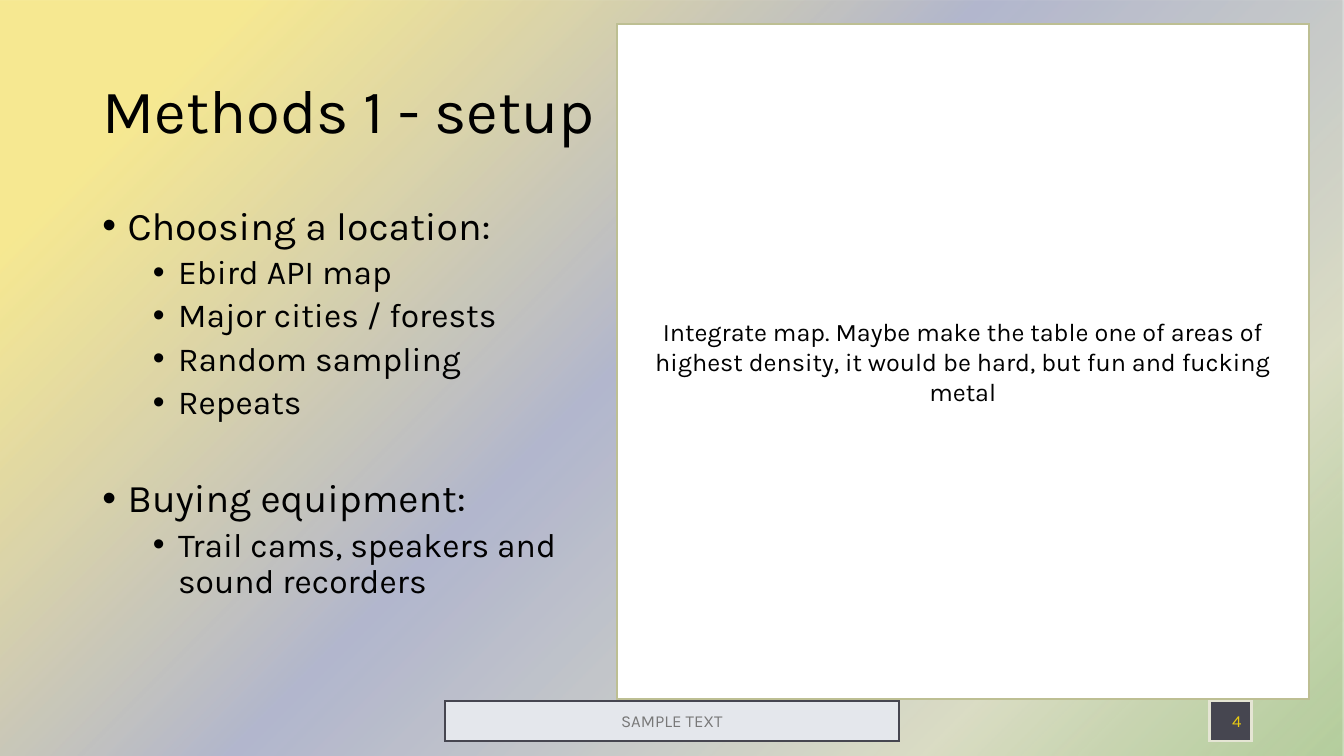
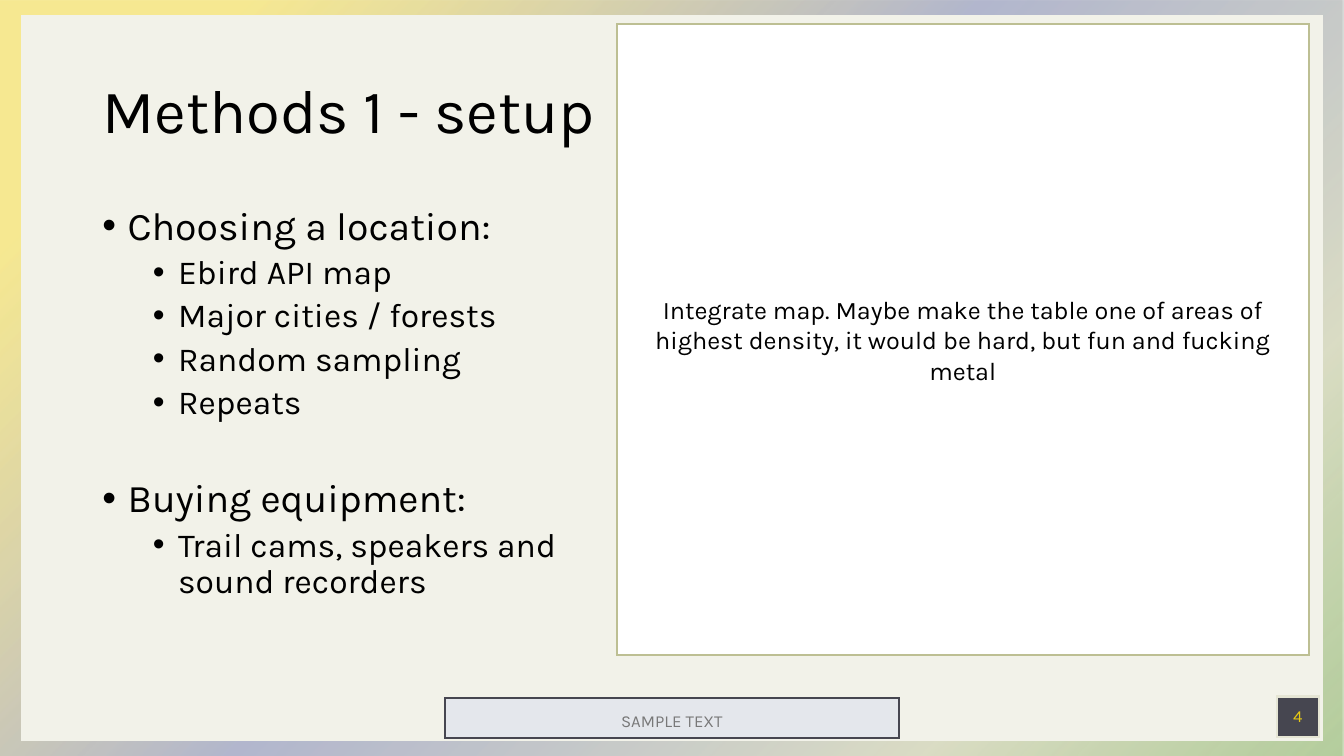
Before and after one commit to tobiasnunn/tnunn_research, a slide deck: slide 4 of BSX2021/Group_proj/Birdpres_theme_test.pptx. Drawn at 1344x756 pixels with LibreOffice and Linux fonts; fonts in the diff are those of the drawing. Boxes give left, top, right and bottom in pixels: in the first picture for what was removed or moved away, otherwise in the second. Text is boxed around its words. In the diff, an @@ line names an element or a change of style, - is before the commit and + after.

```diff
--- a/BSX2021/Group_proj/Birdpres_theme_test.pptx
+++ b/BSX2021/Group_proj/Birdpres_theme_test.pptx
@@ rectangle added at [21,15,1324,741], fill #F2F2E9 @@
@@ rectangle "Integrate map. Maybe make the ...": place and size @@
-rectangle "Integrate map. Maybe make the ..." at [617,24,1309,699]
+rectangle "Integrate map. Maybe make the ..." at [617,24,1309,655]
@@ page number: place and size @@
-page number at [1232,716,1241,727]
+page number at [1293,711,1302,722]
@@ page number at [1293,711,1302,722]: alignment right to centre @@
@@ rectangle: place and size @@
-rectangle at [1210,701,1252,741]
+rectangle at [1277,697,1320,737]
```
Also in this commit, not shown: 9 other slides changed, 6 other files.
